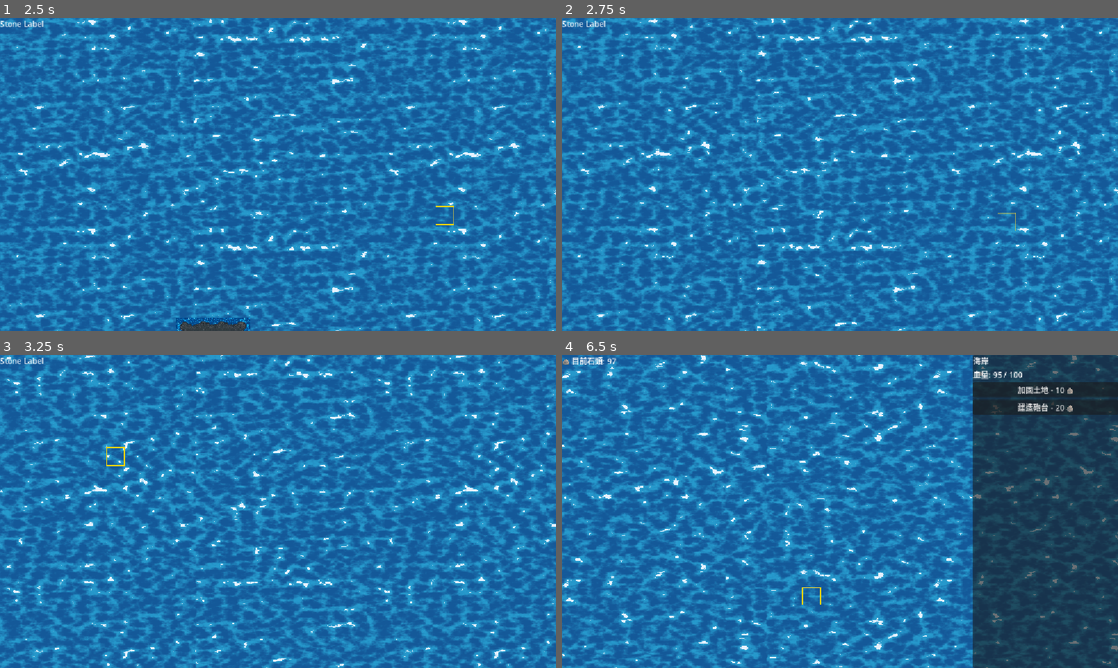
Above: before the commit, frames 1-4 (two rows, left to right).
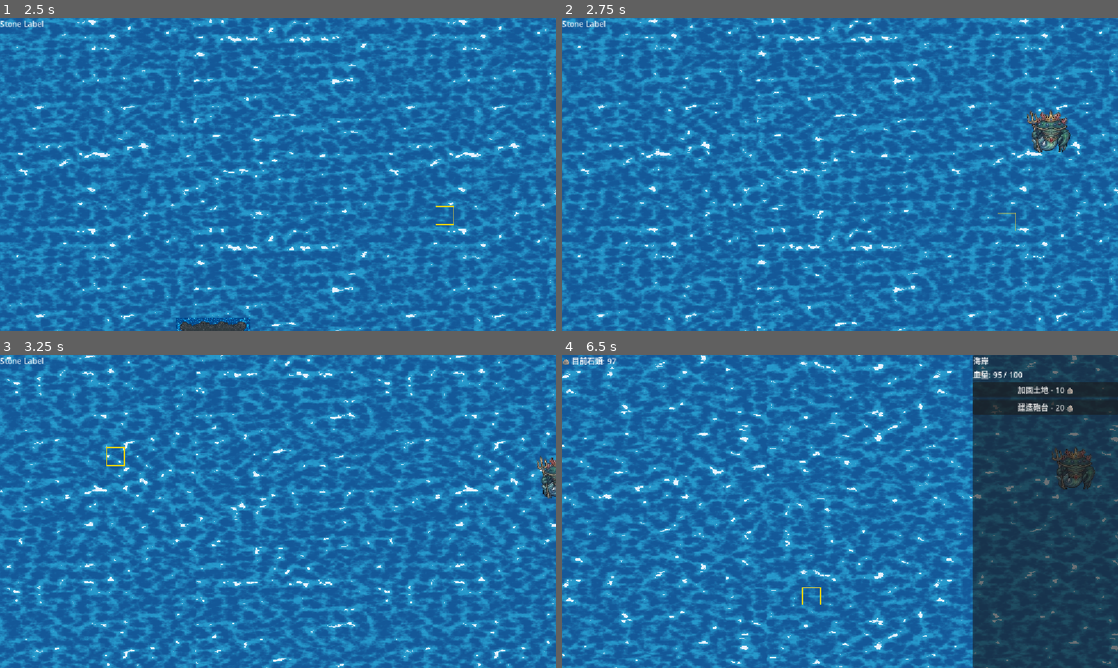
Above: after the commit, the same moments.

Repository: LeoTengAMao/GameJam2026
Game: Godot game, scene res://Tscn/menu.tscn
Two runs of this game, one before a commit and one after it. Both use one fixed random seed, a clock stepped at 60 frames per second and the inputs below.
Inputs (mouse positions are in pixels of both pictures, inside the frame that each line leads up to):
- Up to frame 1 (2.5 s): click "Start" at 0.5 s; tap Enter at 1.25 s; move the mouse to (250, 237) at 1.27 s; hold W from 1.28 s (still down); click (250, 237) at 1.42 s; move the mouse to (444, 221) at 2.02 s
- Up to frame 2 (2.75 s): keep holding W
- Up to frame 3 (3.25 s): move the mouse to (111, 464) at 2.77 s; release W at 2.78 s; hold A from 2.78 s (still down)
- Up to frame 4 (6.5 s): move the mouse to (867, 511) at 3.52 s; click (867, 511) at 3.67 s; move the mouse to (756, 433) at 4.27 s; release A at 4.28 s; hold S 4.28-5.03 s; move the mouse to (923, 639) at 5.02 s; hold D 5.03-5.78 s; click (923, 639) at 5.17 s; move the mouse to (806, 599) at 5.77 s; hold W from 5.78 s (still down); click (806, 599) at 5.92 s

Frame 1 is identical in both runs. In frame 2, 0.8% of the frame differs, in the area x 83-92%, y 29-44%; in frame 3, 0.3%; in frame 4, 0.7%.

Commit message:
加入Boss

Diff:
--- /dev/null
+++ b/Script/Boss.gd
@@ -0,0 +1,271 @@
+extends Node2D
+class_name Boss
+
+const CELL_SIZE := 128
+const ORIGIN_OFFSET := Vector2(64, 64)
+const INVALID_TARGET := Vector2i(-999, -999)
+
+# Boss occupies a 3x3 footprint relative to its anchor (top-left cell)
+const FOOTPRINT := [
+	Vector2i(0, 0), Vector2i(1, 0), Vector2i(2, 0),
+	Vector2i(0, 1), Vector2i(1, 1), Vector2i(2, 1),
+	Vector2i(0, 2), Vector2i(1, 2), Vector2i(2, 2)
+]
+
+const VOLCANO_CELLS := [
+	Vector2i(0, 0), Vector2i(1, 0),
+	Vector2i(0, 1), Vector2i(1, 1)
+]
+
+signal on_death
+
+@onready var sprite: AnimatedSprite2D = $AnimatedSprite2D
+
+# =========================
+# STATS
+# =========================
+var hp: int = 500
+var attack_damage: int = 10
+var volcano_damage: int = 15
+var speed: float = 0.3
+var grid_pos: Vector2i          # anchor = top-left cell of the 3x3
+
+# =========================
+# TIMERS
+# =========================
+var move_cooldown: float = 0.0
+var land_attack_cooldown: float = 0.0
+var volcano_attack_cooldown: float = 0.0
+
+const LAND_ATTACK_INTERVAL  := 1.5   # destroy random land every 1.5s
+const VOLCANO_ATTACK_INTERVAL := 3.0  # hit volcano every 3s
+const LAND_ATTACK_RADIUS    := 6      # how far it can randomly destroy land
+
+# =========================
+# STATE
+# =========================
+enum State { MOVE, ATTACK }
+var state: State = State.MOVE
+var path: Array[Vector2i] = []
+
+# reuse Monster's reserved_cells for collision avoidance
+# (Boss writes its own cells into the same dictionary)
+
+func _ready():
+	sprite.play("idle")
+	sprite.scale = Vector2i(3.0,3.0)
+func initialize(pos: Vector2i):
+	grid_pos = pos
+	_update_position()
+	_reserve_footprint()
+	add_to_group("bosses")
+	state = State.MOVE
+
+func _exit_tree():
+	_release_footprint()
+
+# =========================
+# FOOTPRINT HELPERS
+# =========================
+func _footprint_cells() -> Array[Vector2i]:
+	var cells: Array[Vector2i] = []
+	for offset in FOOTPRINT:
+		cells.append(grid_pos + offset)
+	return cells
+
+func _reserve_footprint():
+	for cell in _footprint_cells():
+		Monster.reserved_cells[cell] = self
+
+func _release_footprint():
+	for cell in _footprint_cells():
+		if Monster.reserved_cells.get(cell) == self:
+			Monster.reserved_cells.erase(cell)
+
+func _update_position():
+	# Sprite is centered on the middle cell (1,1) of the 3x3
+	var center = grid_pos + Vector2i(1, 1)
+	global_position = Vector2(center) * CELL_SIZE + ORIGIN_OFFSET
+
+func _is_footprint_free(anchor: Vector2i) -> bool:
+	for offset in FOOTPRINT:
+		var cell = anchor + offset
+		if Monster.reserved_cells.has(cell) and Monster.reserved_cells[cell] != self:
+			return false
+	return true
+
+# =========================
+# MAIN LOOP
+# =========================
+func _process(delta):
+	match state:
+		State.MOVE:
+			_handle_move(delta)
+		State.ATTACK:
+			_handle_attack(delta)
+
+# =========================
+# MOVE — walk toward volcano, switch to ATTACK when adjacent
+# =========================
+func _handle_move(delta):
+	if _is_near_volcano():
+		state = State.ATTACK
+		return
+
+	move_cooldown -= delta
+	if move_cooldown > 0:
+		return
+
+	var target = _best_anchor_near_volcano()
+	if target == INVALID_TARGET:
+		return
+
+	path = _find_path_to(target)
+	if path.is_empty():
+		return
+
+	var next_anchor = path.front()
+	if not _is_footprint_free(next_anchor):
+		return
+
+	_release_footprint()
+	path.pop_front()
+	grid_pos = next_anchor
+	_reserve_footprint()
+	_update_position()
+	move_cooldown = 1.0 / max(speed, 0.1)
+
+# =========================
+# ATTACK — randomly destroy land + damage volcano
+# =========================
+func _handle_attack(delta):
+	# If somehow drifted away, go back to moving
+	if not _is_near_volcano():
+		state = State.MOVE
+		path = []
+		return
+
+	# Random land destruction
+	land_attack_cooldown -= delta
+	if land_attack_cooldown <= 0:
+		_do_land_attack()
+		land_attack_cooldown = LAND_ATTACK_INTERVAL
+
+	# Volcano damage
+	volcano_attack_cooldown -= delta
+	if volcano_attack_cooldown <= 0:
+		_do_volcano_attack()
+		volcano_attack_cooldown = VOLCANO_ATTACK_INTERVAL
+
+func _do_land_attack():
+	var lands = EventManager.simple_map_data.keys()
+	if lands.is_empty():
+		return
+	# Gather candidates within radius
+	var candidates: Array = []
+	for p in lands:
+		var pi := Vector2i(int(p.x), int(p.y))
+		var center = grid_pos + Vector2i(1, 1)
+		if center.distance_to(pi) <= LAND_ATTACK_RADIUS:
+			candidates.append(pi)
+	if candidates.is_empty():
+		# fallback: pick any land
+		candidates = lands.map(func(p): return Vector2i(int(p.x), int(p.y)))
+	if candidates.is_empty():
+		return
+
+	var pick: Vector2i = candidates[randi() % candidates.size()]
+	EventManager.command_damage_land.emit(pick, attack_damage)
+
+func _do_volcano_attack():
+	# Hit all volcano cells (or pick a random one — your choice)
+	for cell in VOLCANO_CELLS:
+		EventManager.command_damage_land.emit(cell, volcano_damage)
+
+# =========================
+# PROXIMITY CHECK
+# =========================
+func _is_near_volcano() -> bool:
+	var center = grid_pos + Vector2i(1, 1)
+	for cell in VOLCANO_CELLS:
+		if center.distance_to(cell) <= 4:
+			return true
+	return false
+
+# =========================
+# PATHFINDING — anchor-based A*
+# =========================
+func _best_anchor_near_volcano() -> Vector2i:
+	# Find the anchor position that puts the boss closest to the volcano
+	var best = INVALID_TARGET
+	var best_dist = INF
+	for cell in VOLCANO_CELLS:
+		# Try anchors that would place the center near this volcano cell
+		for dx in range(-3, 4):
+			for dy in range(-3, 4):
+				var candidate = cell + Vector2i(dx - 1, dy - 1)  # center offset
+				if not _is_footprint_free(candidate):
+					continue
+				var dist = float((grid_pos + Vector2i(1,1)).distance_to(cell))
+				if dist < best_dist:
+					best_dist = dist
+					best = candidate
+	return best
+
+func _find_path_to(t: Vector2i) -> Array[Vector2i]:
+	var start = grid_pos
+	var open_set: Array[Vector2i] = [start]
+	var came_from: Dictionary = {}
+	var g_score: Dictionary = { start: 0.0 }
+	var f_score: Dictionary = { start: _heuristic(start, t) }
+
+	while not open_set.is_empty():
+		var current = open_set[0]
+		for node in open_set:
+			if f_score.get(node, INF) < f_score.get(current, INF):
+				current = node
+
+		if current == t:
+			var result: Array[Vector2i] = []
+			var c = t
+			while c != start:
+				result.push_front(c)
+				c = came_from[c]
+			return result
+
+		open_set.erase(current)
+
+		var directions = [Vector2i(1,0), Vector2i(-1,0), Vector2i(0,1), Vector2i(0,-1)]
+		for dir in directions:
+			var next = current + dir
+			if abs(next.x) > 50 or abs(next.y) > 50:
+				continue
+			if not _is_footprint_free(next) and next != t:
+				continue
+			var tg = g_score.get(current, INF) + 1.0
+			if tg < g_score.get(next, INF):
+				came_from[next] = current
+				g_score[next] = tg
+				f_score[next] = tg + _heuristic(next, t)
+				if next not in open_set:
+					open_set.append(next)
+	return []
+
+func _heuristic(a: Vector2i, b: Vector2i) -> float:
+	return abs(a.x - b.x) + abs(a.y - b.y)
+
+# =========================
+# DAMAGE / DEATH
+# =========================
+func take_damage(amount: int):
+	hp -= amount
+	sprite.modulate = Color(1, 0.3, 0.3)
+	var tween = create_tween()
+	tween.tween_property(sprite, "modulate", Color(1, 1, 1), 0.3)
+	if hp <= 0:
+		_die()
+
+func _die():
+	_release_footprint()
+	on_death.emit()
+	queue_free()
--- a/Script/MapManager.gd
+++ b/Script/MapManager.gd
@@ -81,6 +81,9 @@
 
 	var monsters = get_tree().get_nodes_in_group("monsters")
 
+	# 🌟 新增：把 bosses 也抓出來，合併成一個攻擊目標清單
+	var bosses = get_tree().get_nodes_in_group("bosses")
+	var all_targets = monsters + bosses # 合併兩個陣列
 	for pos in grid_data.keys():
 		var data: CellData = grid_data[pos]
 
@@ -94,7 +97,7 @@
 				var best_dist = INF
 
 				# 尋找射程內最近的怪物
-				for m in monsters:
+				for m in all_targets:
 					# 🌟 換成這個最安全的寫法：如果怪物是空的、準備被刪除、或已經死了，就跳過
 					if m == null or m.is_queued_for_deletion() or m.hp <= 0:
 						continue
--- a/Script/Monster/MonsterGenerator.gd
+++ b/Script/Monster/MonsterGenerator.gd
@@ -7,10 +7,9 @@
 @export var jellyfishWeight : int
 @export var starfishWeight : int
 @export var octopusWeight : int
-
+@export var boss_scene: PackedScene
 ## 拖入你的 RockPool 節點 (型態為 Node 或特定類別)
 @export var monster_pool: MonsterPool
-
 @export var map_manager: Node
 
 var time_accumulator: float = 0.0
@@ -20,11 +19,30 @@
 
 var rocks: Dictionary = {}
 
+var has_spawned_boss: bool = false
+
+
+const BOSS_SCENE = preload("res://Tscn/Boss.tscn")
+
+func spawn_boss():
+	print("⚠️ 警告！巨型 Boss 出現了！")
+	var boss_instance = BOSS_SCENE.instantiate()
+	add_child(boss_instance) # 必須先加入場景
+
+	# 決定 Boss 出生的位置 (例如在遠處的海上)
+	var spawn_pos = Vector2i(15, -15)
+	boss_instance.initialize(spawn_pos)
+
 func _process(delta: float) -> void:
 	time_accumulator += delta
 	if time_accumulator >= spawn_interval:
 		time_accumulator -= spawn_interval
 		_on_timer_tick()
+
+	# 🌟 簡單觸發邏輯：如果遊戲時間達到 60 秒，召喚 Boss (只召喚一次)
+		if map_manager.elapsed_time > 1.0 and not has_spawned_boss:
+			spawn_boss()
+			has_spawned_boss = true
 
 
 func _on_timer_tick() -> void:
--- /dev/null
+++ b/Tscn/Boss.tscn
@@ -0,0 +1,130 @@
+[gd_scene format=3 uid="uid://c5g28p81hnshx"]
+
+[ext_resource type="Script" uid="uid://cppmvg41yfto5" path="res://Script/Boss.gd" id="1_x8wxl"]
+[ext_resource type="Texture2D" uid="uid://d0shwnglp05t7" path="res://Assests/Sprites/Boss-Photoroom.png" id="2_6b2ah"]
+
+[sub_resource type="AtlasTexture" id="AtlasTexture_5emqy"]
+atlas = ExtResource("2_6b2ah")
+region = Rect2(26, 236, 126, 113)
+
+[sub_resource type="AtlasTexture" id="AtlasTexture_jvmyf"]
+atlas = ExtResource("2_6b2ah")
+region = Rect2(152, 236, 126, 113)
+
+[sub_resource type="AtlasTexture" id="AtlasTexture_khfgu"]
+atlas = ExtResource("2_6b2ah")
+region = Rect2(278, 236, 126, 113)
+
+[sub_resource type="AtlasTexture" id="AtlasTexture_nh5o5"]
+atlas = ExtResource("2_6b2ah")
+region = Rect2(404, 236, 126, 113)
+
+[sub_resource type="AtlasTexture" id="AtlasTexture_0pg7p"]
+atlas = ExtResource("2_6b2ah")
+region = Rect2(530, 236, 126, 113)
+
+[sub_resource type="AtlasTexture" id="AtlasTexture_you3k"]
+atlas = ExtResource("2_6b2ah")
+region = Rect2(656, 236, 126, 113)
+
+[sub_resource type="AtlasTexture" id="AtlasTexture_3ccfo"]
+atlas = ExtResource("2_6b2ah")
+region = Rect2(26, 10, 124, 113)
+
+[sub_resource type="AtlasTexture" id="AtlasTexture_3q6u7"]
+atlas = ExtResource("2_6b2ah")
+region = Rect2(150, 10, 124, 113)
+
+[sub_resource type="AtlasTexture" id="AtlasTexture_t0atl"]
+atlas = ExtResource("2_6b2ah")
+region = Rect2(274, 10, 124, 113)
+
+[sub_resource type="AtlasTexture" id="AtlasTexture_67v0r"]
+atlas = ExtResource("2_6b2ah")
+region = Rect2(398, 10, 124, 113)
+
+[sub_resource type="AtlasTexture" id="AtlasTexture_iocsm"]
+atlas = ExtResource("2_6b2ah")
+region = Rect2(522, 10, 124, 113)
+
+[sub_resource type="AtlasTexture" id="AtlasTexture_6b2ah"]
+atlas = ExtResource("2_6b2ah")
+region = Rect2(404, 10, 126, 113)
+
+[sub_resource type="AtlasTexture" id="AtlasTexture_w4ry1"]
+atlas = ExtResource("2_6b2ah")
+region = Rect2(278, 10, 126, 113)
+
+[sub_resource type="AtlasTexture" id="AtlasTexture_fx8ym"]
+atlas = ExtResource("2_6b2ah")
+region = Rect2(152, 10, 126, 113)
+
+[sub_resource type="AtlasTexture" id="AtlasTexture_y4ws8"]
+atlas = ExtResource("2_6b2ah")
+region = Rect2(26, 10, 126, 113)
+
+[sub_resource type="SpriteFrames" id="SpriteFrames_w4ry1"]
+animations = [{
+"frames": [{
+"duration": 1.0,
+"texture": SubResource("AtlasTexture_5emqy")
+}, {
+"duration": 1.0,
+"texture": SubResource("AtlasTexture_jvmyf")
+}, {
+"duration": 1.0,
+"texture": SubResource("AtlasTexture_khfgu")
+}, {
+"duration": 1.0,
+"texture": SubResource("AtlasTexture_nh5o5")
+}, {
+"duration": 1.0,
+"texture": SubResource("AtlasTexture_0pg7p")
+}, {
+"duration": 1.0,
+"texture": SubResource("AtlasTexture_you3k")
+}],
+"loop": true,
+"name": &"attack",
+"speed": 5.0
+}, {
+"frames": [{
+"duration": 1.0,
+"texture": SubResource("AtlasTexture_3ccfo")
+}, {
+"duration": 1.0,
+"texture": SubResource("AtlasTexture_3q6u7")
+}, {
+"duration": 1.0,
+"texture": SubResource("AtlasTexture_t0atl")
+}, {
+"duration": 1.0,
+"texture": SubResource("AtlasTexture_67v0r")
+}, {
+"duration": 1.0,
+"texture": SubResource("AtlasTexture_iocsm")
+}, {
+"duration": 1.0,
+"texture": SubResource("AtlasTexture_6b2ah")
+}, {
+"duration": 1.0,
+"texture": SubResource("AtlasTexture_w4ry1")
+}, {
+"duration": 1.0,
+"texture": SubResource("AtlasTexture_fx8ym")
+}, {
+"duration": 1.0,
+"texture": SubResource("AtlasTexture_y4ws8")
+}],
+"loop": true,
+"name": &"idle",
+"speed": 5.0
+}]
+
+[node name="Boss" type="Node2D" unique_id=1720499287 groups=["bosses"]]
+script = ExtResource("1_x8wxl")
+
+[node name="AnimatedSprite2D" type="AnimatedSprite2D" parent="." unique_id=800669110]
+sprite_frames = SubResource("SpriteFrames_w4ry1")
+animation = &"idle"
+autoplay = "idle"
--- a/Tscn/MapManager.tscn
+++ b/Tscn/MapManager.tscn
@@ -436,6 +436,3 @@
 
 [node name="Node" type="Node" parent="." unique_id=191327838]
 script = ExtResource("24_b5v2i")
-phase1_time = 5000
-phase2_time = 10000
-phase3_time = 15000
--- a/project.godot
+++ b/project.godot
@@ -36,6 +36,7 @@
 
 MapCamara=""
 monsters=""
+bosses=""
 
 [input]
 
Not shown, added: Assests/Sound/ahmed_abdulaal-laser-312360.mp3.import
Binary file added: Assests/Sprites/Boss-Photoroom.png
Not shown, added: Assests/Sprites/Boss-Photoroom.png.import
Not shown, added: Script/Boss.gd.uid
Not shown: 1 places in Tscn/generate_manager.tscn that only renumber resources
Not shown, added: Assests/Sound/ahmed_abdulaal-laser-312360.mp3
Not shown, added: Tscn/Boss.tscn9796826647.tmp
